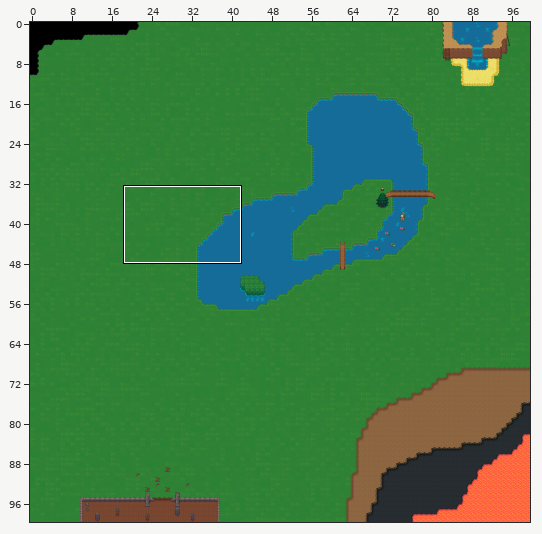
Two versions of a level (Tiled map, resources/map2/tileData.tmx). The first picture is a wide view before the edit; the outline marks the close-up.
Close-up. Before the edit:
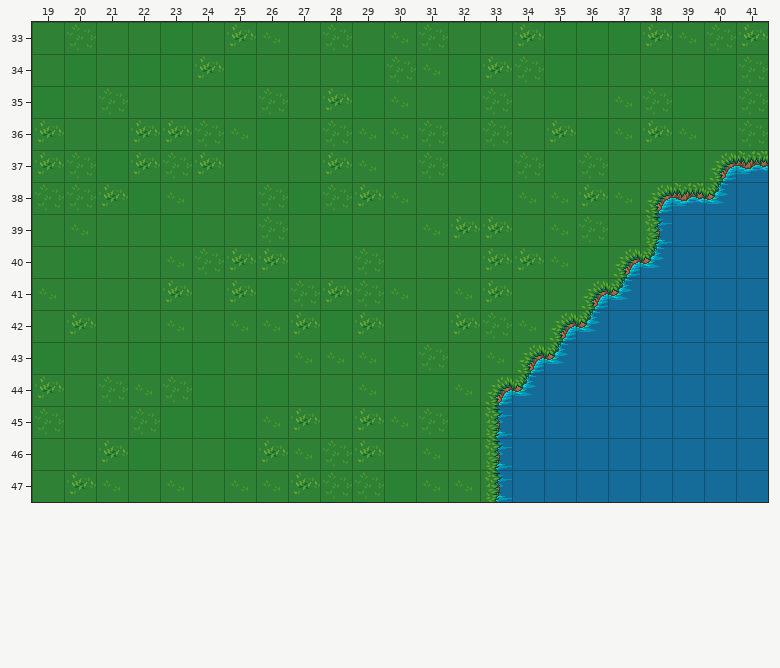
Cells are 32x32 px. Shown: x 19..41, y 33..47. The commit also changed other parts of the map, which this record leaves out.
Now the later version:
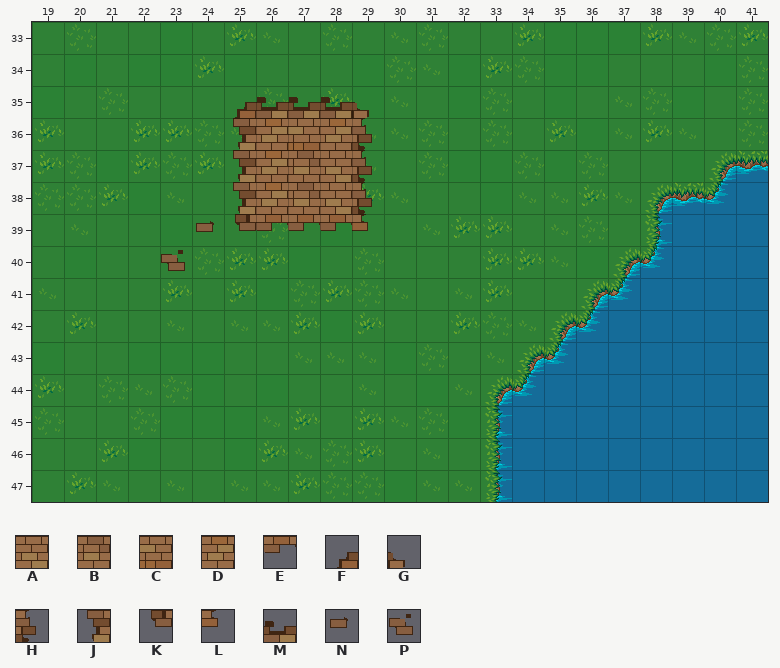
Key: from "atlas": A 725, B 727, C 728, D 729, E 756, F 758, G 759, H 787, J 789, K 790, L 791, M 820, N 822, P 823.
_ is an empty cell.
The edit:
Changed rows in their new state; . is an unchanged cell.
Layer "Tile Layer 5":
first column x 23:
35 ..FMMMG
36 ..JDCDH
37 ..JDBAH
38 ..JDBAH
39 .NKEEEL
40 P......
Where, in picture pixels (left, top, right, bottom), the same in both close-ups:
added: (161, 97, 372, 271)
